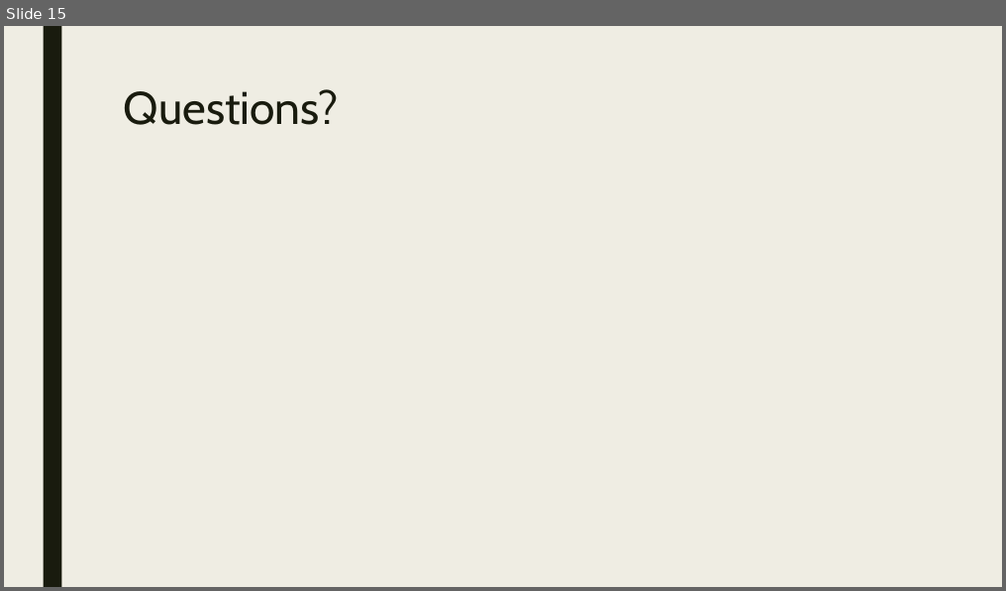
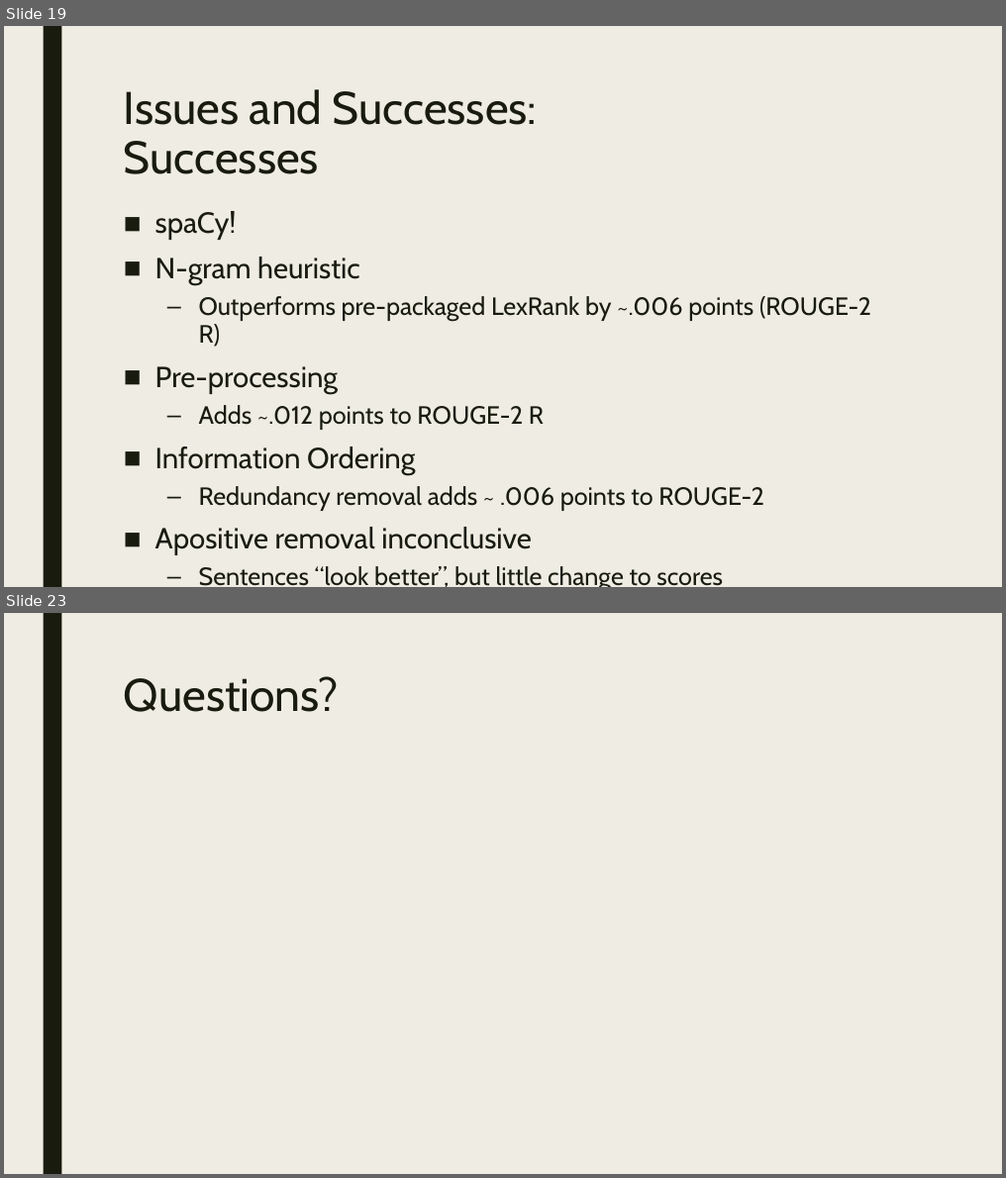
Before and after one commit to Mindful/ling-573, a slide deck: doc/presentation_d2.pptx. Shown one above the other, each under a label of ours: slide 15 before the commit, slides 19 and 23 after it; the slides between them are not shown. The pictures are 1006x591 and 1006x1178 pixels, drawn with LibreOffice and Linux fonts; fonts in the diff are those of the drawing. Boxes give left, top, right and bottom in pixels: in the first picture for what was removed or moved away, otherwise in the second. Text is boxed around its words. In the diff, an @@ line names an element or a change of style, - is before the commit and + after.

```diff
--- a/doc/presentation_d2.pptx
+++ b/doc/presentation_d2.pptx
@@ slide 19 added at <box>4,26,1002,587</box>, background #EFEDE3; not listed: 1 template element that a slide beside it also shows @@
@@ title added at <box>124,89,537,174</box>, 44 pt, text #191B0E @@
+Issues and Successes:
+Successes
@@ text added at <box>155,211,871,587</box>, 24 pt, text #191B0E @@
+■ spaCy!
+■ N-gram heuristic
+  – Outperforms pre-packaged LexRank by ~.006 points (ROUGE-2 R)
+■ Pre-processing
+  – Adds ~.012 points to ROUGE-2 R
+■ Information Ordering
+  – Redundancy removal adds ~ .006 points to ROUGE-2
+■ Apositive removal inconclusive
+  – Sentences “look better”, but little change to scores
@@ what was slide 15 is now slide 23 @@
```
Also in this commit, not shown: 8 slides changed, 12 other slides added, 5 slides removed.
